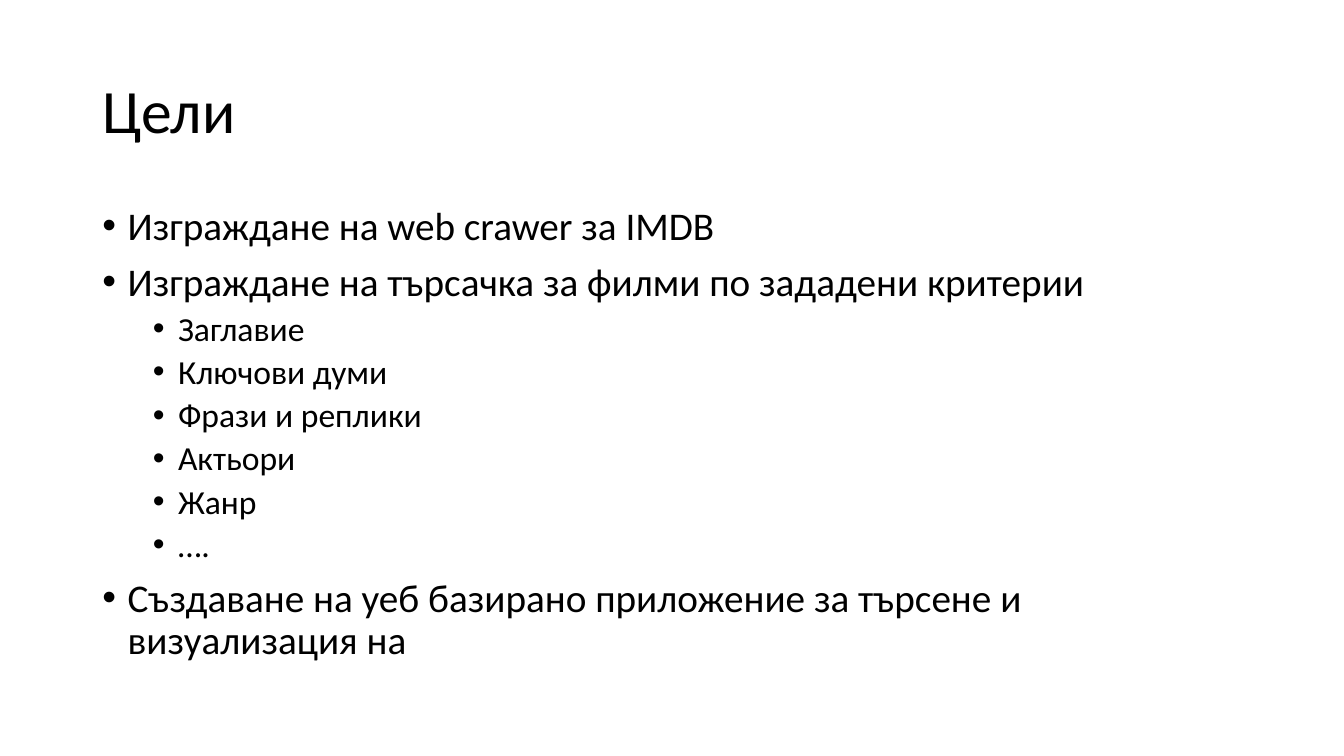
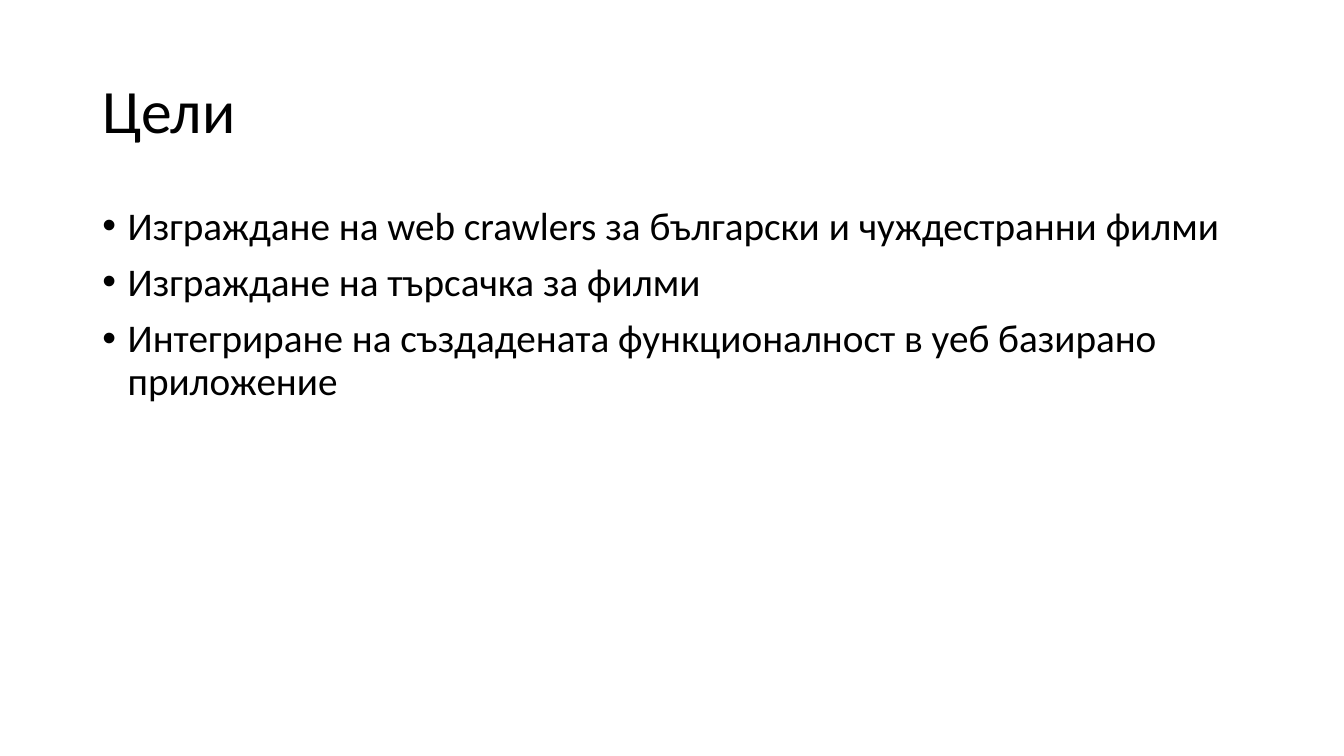
Before and after one commit to ivanovx/fmi-informational-retrieval, a slide deck: slide 2 of Проект.pptx (slide 3 before the commit). Drawn at 1344x756 pixels with LibreOffice and Linux fonts; fonts in the diff are those of the drawing. Boxes give left, top, right and bottom in pixels: in the first picture for what was removed or moved away, otherwise in the second. Text is boxed around its words. In the diff, an @@ line names an element or a change of style, - is before the commit and + after.

Commit message:
update presentation

```diff
--- a/Проект.pptx
+++ b/Проект.pptx
@@ text at <box>128,212,1219,402</box>: text changed @@
-• Изграждане на web crawer за IMDB
-• Изграждане на търсачка за филми по зададени критерии
-  • Заглавие
-  • Ключови думи
-  • Фрази и реплики
-  • Актьори
-  • Жанр
-  • ….
-• Създаване на уеб базирано приложение за търсене и визуализация на
+• Изграждане на web crawlers за български и чуждестранни филми
+• Изграждане на търсачка за филми
+• Интегриране на създадената функционалност в уеб базирано приложение
```
Also in this commit, not shown: 4 other slides changed, 2 slides removed.
